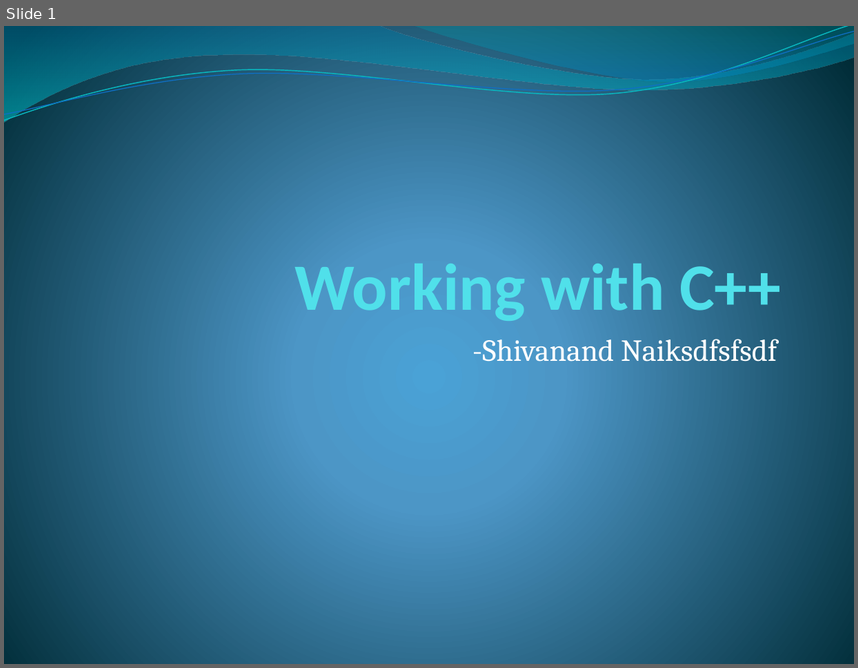
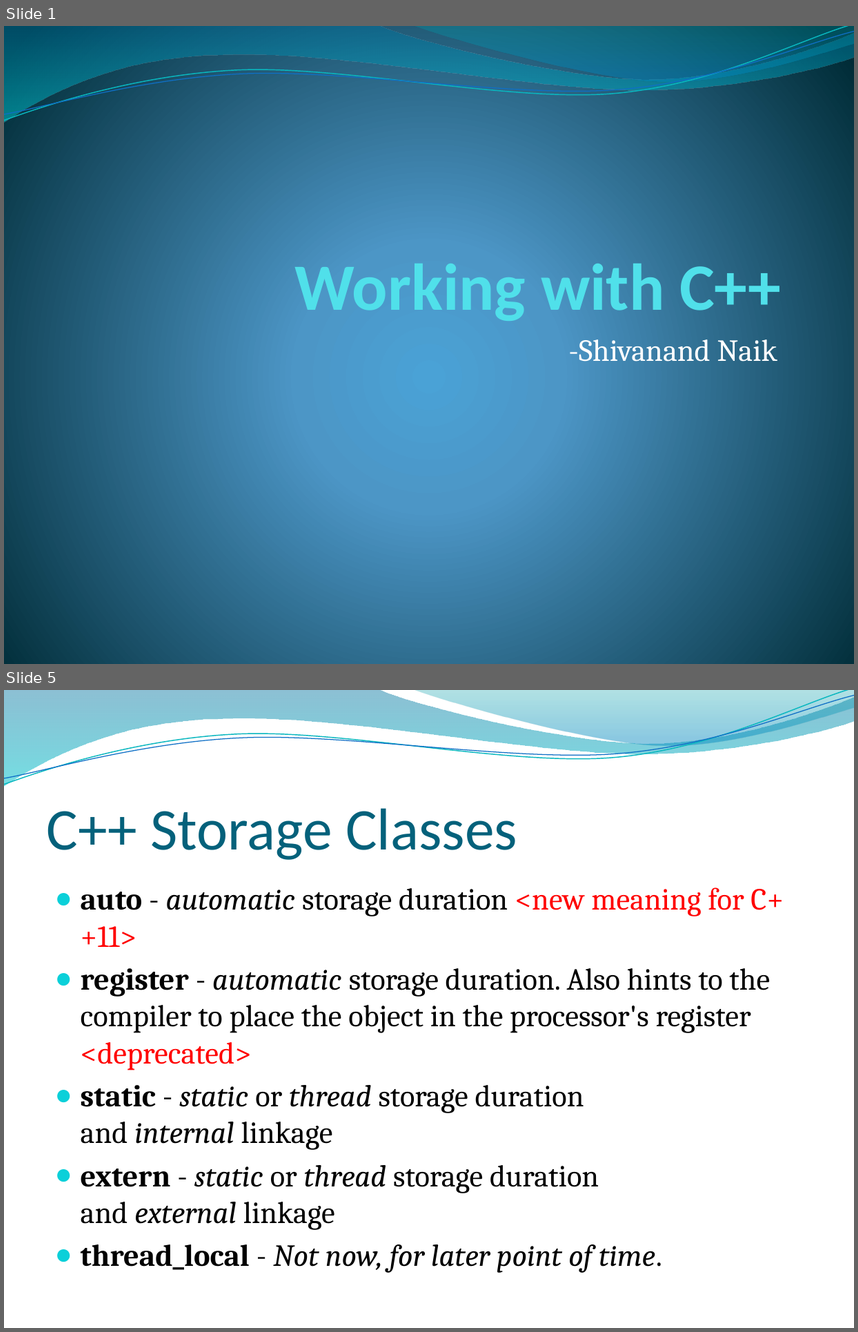
Before and after one commit to shivanandnaik/Presentations, a slide deck: c++.pptx. Shown one above the other, each under a label of ours: slide 1 before the commit, slides 1 and 5 after it; the slides between them are not shown. The pictures are 858x668 and 858x1332 pixels, drawn with LibreOffice and Linux fonts; fonts in the diff are those of the drawing; background and template pictures are left out. Boxes give left, top, right and bottom in pixels: in the first picture for what was removed or moved away, otherwise in the second. Text is boxed around its words. In the diff, an @@ line names an element or a change of style, - is before the commit and + after.

```diff
--- a/c++.pptx
+++ b/c++.pptx
@@ slide 5 added at [4, 690, 854, 1328], background picture (left out); not listed: 4 template elements that a slide beside it also shows @@
@@ title added at [47, 808, 517, 860], 50 pt, text #04617B @@
+C++ Storage Classes
@@ text added at [81, 887, 784, 1272], 26 pt, text #000000 @@
+● auto - automatic storage duration <new meaning for C++11>
+● register - automatic storage duration. Also hints to the compiler to place the object in the processor's register <deprecated>
+● static - static or thread storage duration and internal linkage
+● extern - static or thread storage duration and external linkage
+● thread_local - Not now, for later point of time.
@@ slide 1 changed as well @@
@@ subtitle at [568, 339, 777, 361]: text changed @@
--Shivanand Naiksdfsfsdf
+-Shivanand Naik
```
Also in this commit, not shown: 1 other slide changed, 23 other slides added.
